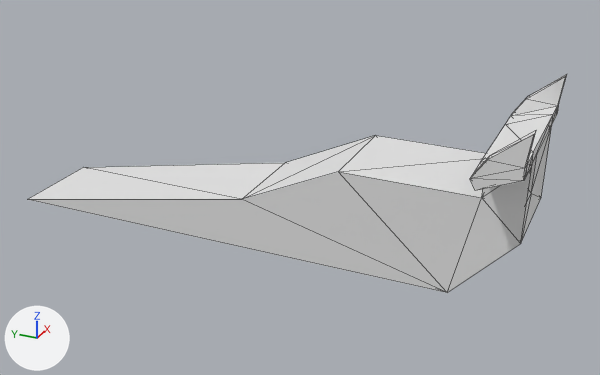
One commit to the Blender file car.blend: the scene before it, then after it.
The view is the same before and after, from a camera (50 mm lens) standing at (-13.85, -6.02, 6.97) and looking at (0.0, 0.21, 0.04). Every picture has the same lights, and +X, +Y and +Z are marked at lower left. Mesh edges are drawn as thin lines.
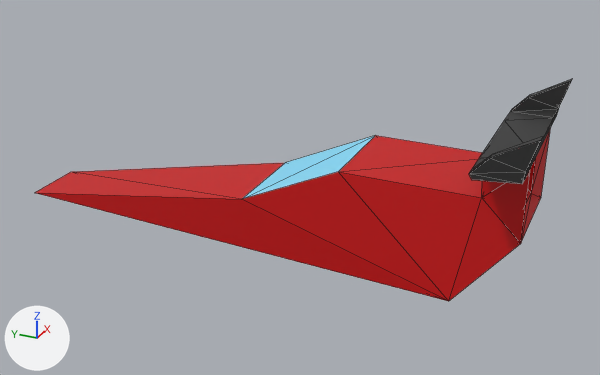
Commit message: car got colors now

The change, as JSON lines over the scene's bpy script:
```json
{"op": "add", "block": "img_car_base", "code": ["img_car_base = load_image('car base', '_unpacked/car_base', 1024, 1024, 'sRGB')"]}
{"op": "add", "block": "mat_material", "code": ["mat_material = principled_material('Material')", "mat_material.texture = img_car_base  # with its transparency"]}
{"block": "me_cube", "where": "# used by ob_cube; location = (0.0, 0.0, 0.0)"}
{"op": "remove", "block": "me_cube", "code": "me_cube.from_pydata(...)  # 52 vertices, 104 faces; spans x -1.72..1.72, y -4.42..6.44, z -1.0..2.5"}
{"op": "add", "block": "me_cube", "code": "me_cube.from_pydata(...)  # 52 vertices, 104 faces; spans x -1.72..1.72, y -4.53..6.55, z -1.0..2.42"}
{"block": "me_cube", "change": "me_cube part 1: 36 of 52 vertices moved; they spanned x -1.72..1.72, y -4.42..-3.52, z 1.42..2.5 and now span x -1.72..1.72, y -4.53..-3.5, z 1.53..2.42; mean shift (0.0, 0.0, 0.02); largest move (-1.0, -3.62, 1.42) -> (-1.0, -3.55, 1.59)"}
{"block": "me_cube", "change": "me_cube part 2"}
{"op": "set", "path": "me_cube.vertices[0].co", "old": "(-1.0, -3.15, -1.0)", "new": "(-1.27, -3.26, -1.0)", "note": "pixel (447, 292) -> pixel (448, 301)"}
{"op": "set", "path": "me_cube.vertices[2].co", "old": "(-1.0, 6.44, -1.0)", "new": "(-0.65, 6.55, -1.0)", "note": "pixel (27, 199) -> pixel (34, 192)"}
{"op": "set", "path": "me_cube.vertices[4].co", "old": "(1.0, -3.15, -1.0)", "new": "(1.27, -3.26, -1.0)"}
{"op": "set", "path": "me_cube.vertices[6].co", "old": "(1.0, 6.44, -1.0)", "new": "(0.65, 6.55, -1.0)", "note": "pixel (83, 167) -> pixel (70, 171)"}
{"op": "add", "block": "me_cube", "code": "me_cube.materials.append(mat_material)  # picture img_car_base"}
```

Changed parts and their boxes [x1, y1, x2, y2] in the pictures (600 x 375 px; the box of a moved part takes in the faces that stretch with it):
```json
{"object": "Cube", "change": "recoloured, reshaped", "before": [28, 74, 567, 293], "after": [35, 79, 572, 301], "on screen": "white to red"}
{"part": 1, "of": "me_cube", "change": "moved or reshaped", "before": [470, 74, 567, 243], "after": [469, 79, 572, 243]}
{"part": 2, "of": "me_cube", "change": "moved or reshaped", "before": [28, 163, 521, 293], "after": [35, 163, 521, 301]}
```
